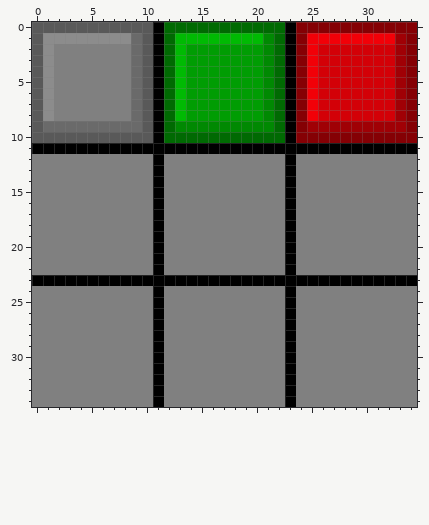
Edited in one commit: pixel-art file (Assets/TileSheets/SnekTileSheet.aseprite). Above: the version before the commit.
35x35 pixels, 1 frame. Colours within 5 levels of each other are drawn and written as one.
The result:
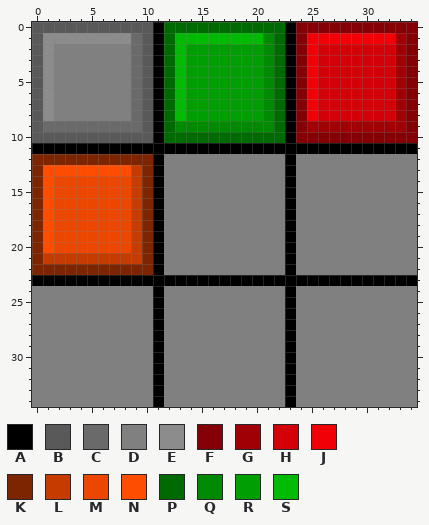
Palette (. is transparent): A #000000  B #595959  C #6a6a6a  D #808080  E #8c8c8c  F #850004  G #a00005  H #d30007  J #f20008  K #7c2500  L #c53b00  M #eb4700  N #ff4d00  P #006a02  Q #008902  R #009d03  S #00ba03
Change:
y 12: x 0..10 DDDDDDDDDDD -> KKKKKKKKKKK
y 13: x 0..10 DDDDDDDDDDD -> KNNNNNNNNLK
y 14..20: x 0..10 DDDDDDDDDDD -> KNMMMMMMMLK
y 21: x 0..10 DDDDDDDDDDD -> KLLLLLLLLLK
y 22: x 0..10 DDDDDDDDDDD -> KKKKKKKKKKK
Changed places in both pictures, as pixel boxes (x1, y1, x2, y2):
changed: (32, 154, 153, 275)
